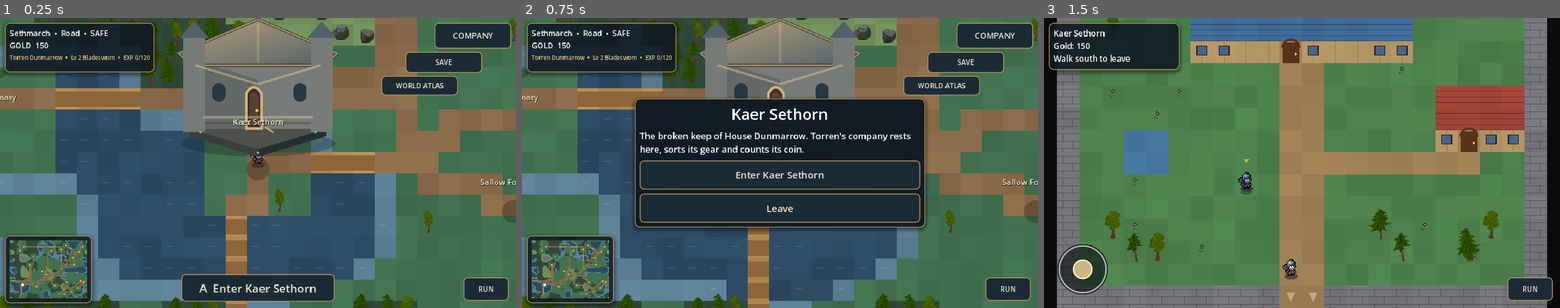
Above: before the commit, frames 1-3 (left to right).
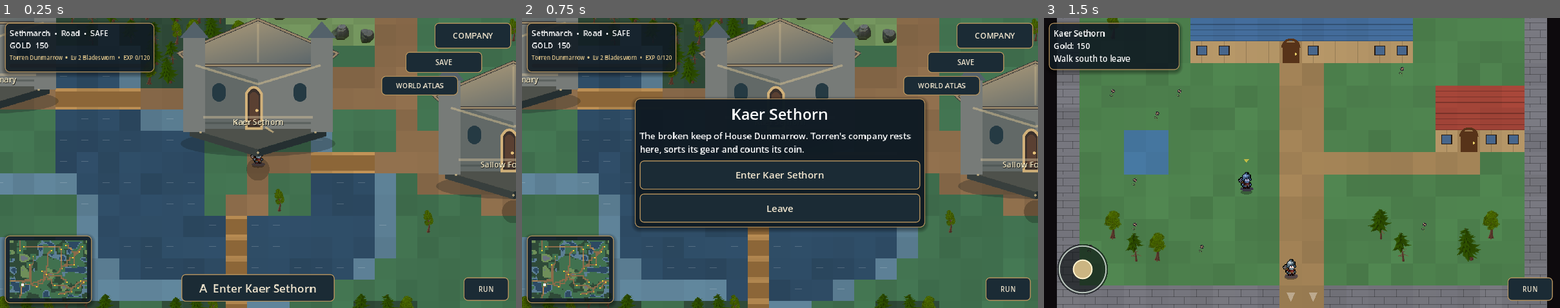
Above: after the commit, the same moments.

Repository: ninjun42215-gif/KindleWake
Game: Godot game, scene res://World.tscn
Same seed, same stepped clock (60 frames per second), same inputs: the game is played once before the commit and once after it. This scene is started directly instead of the project's main scene.
Inputs:
- Up to frame 1 (0.25 s): no input
- Up to frame 2 (0.75 s): click "A Enter Kaer Sethorn" at 0.5 s
- Up to frame 3 (1.5 s): click "Enter Kaer Sethorn" at 1.25 s

The runs differ from the first frame. In frame 1, 7.9% of the frame differs, in the area x 0-100%, y 0-63%; in frame 2, 7.9%; in frame 3, nothing differs.

Commit message:
Connect stronghold claim actions to overworld interaction

Diff:
--- a/Kindlewake/scripts/ui/world_scene.gd
+++ b/Kindlewake/scripts/ui/world_scene.gd
@@ -3,6 +3,7 @@
 const CharacterSheetScript = preload("res://scripts/core/character_sheet.gd")
 const PartyScreenScript = preload("res://scripts/ui/party_screen.gd")
 const PrologueSystem = preload("res://scripts/core/prologue_system.gd")
+const HoldingSystem = preload("res://scripts/core/holding_system.gd")
 const ExplorationControls = preload("res://scripts/ui/exploration_controls.gd")
 const VirtualStick = preload("res://scripts/ui/virtual_stick.gd")
 const PremiumUITheme = preload("res://scripts/ui/premium_ui_theme.gd")
@@ -355,6 +356,16 @@
             text += "\n\nThe palisade burns. The raiders are gone."
         else:
             place_buttons.add_child(_btn("Attack the camp", _on_attack_camp.bind(p), 24))
+    elif kind == "stronghold":
+        var holding: Dictionary = HoldingSystem.inspect(p, GameState.world_flags)
+        if bool(holding.get("claimed", false)):
+            text += "\n\nCONTROL: %s • STATUS: %s • STABILITY: %d/100" % [str(holding.get("owner", "unknown")), str(holding.get("status", "provisional")).to_upper(), int(GameState.world_flags.get("holding_stability_" + id, 35))]
+        elif bool(holding.get("available", false)):
+            var method: String = str(p.get("capture_method", "occupation"))
+            var action: String = "Negotiate the stewardship compact" if method == "forest_stewardship_compact" else ("Sign the grain charter" if method == "grain_charter" else "Secure the keep and establish a garrison")
+            place_buttons.add_child(_btn(action, _claim_holding.bind(p), 24))
+        else:
+            text += "\n\nSOVEREIGNTY UNRESOLVED: " + str(holding.get("reason", "The local objective remains unresolved."))
     if extra != "":
         text += "\n\n" + extra
     place_text.text = text
@@ -381,6 +392,21 @@
     GameState.world_flags[flag] = true
     var region: String = "Orrowen Weald" if str(p.get("id", "")) == "orrowen_gate" else "Vessmoor Plains"
     _open_place(p, "The company passes into %s. The road remains open behind you." % region)
+
+
+func _claim_holding(p: Dictionary) -> void:
+    var result: Dictionary = HoldingSystem.claim(p, GameState.world_flags)
+    if not bool(result.get("ok", false)):
+        _open_place(p, str(result.get("reason", "The holding cannot be secured.")))
+        return
+    GameState.save_campaign("auto_a")
+    var method: String = str(p.get("capture_method", "occupation"))
+    var consequence: String = "A provisional garrison is sworn in. The holding is yours to administer, but stability must be earned through food, safety, fair levies and respect for local custom."
+    if method == "forest_stewardship_compact":
+        consequence = "The wardens accept a stewardship compact. The watch remains under local law, and the old-growth grove is placed under protection."
+    elif method == "grain_charter":
+        consequence = "The freeholders sign a grain charter. Seed stores and winter reserves are protected before any military requisition."
+    _open_place(p, consequence)
 
 
 ## Walk into a town: the location scene opens the town map; leaving it puts us back just south of the place.
@@ -536,7 +562,7 @@
     var c: Vector2 = p.get("_render_pos", cell_center(wmap.place_cell(id)))
     draw_circle(c + Vector2(0, 14), 26.0, Color(0, 0, 0, 0.22))
     var top: float = 60.0
-    if kind == "keep":
+    if kind == "keep" or kind == "stronghold":
         Art.draw_world(self, "keep", c + Vector2(0, 26), 0.85)
         top = 100.0
     elif kind == "port":
